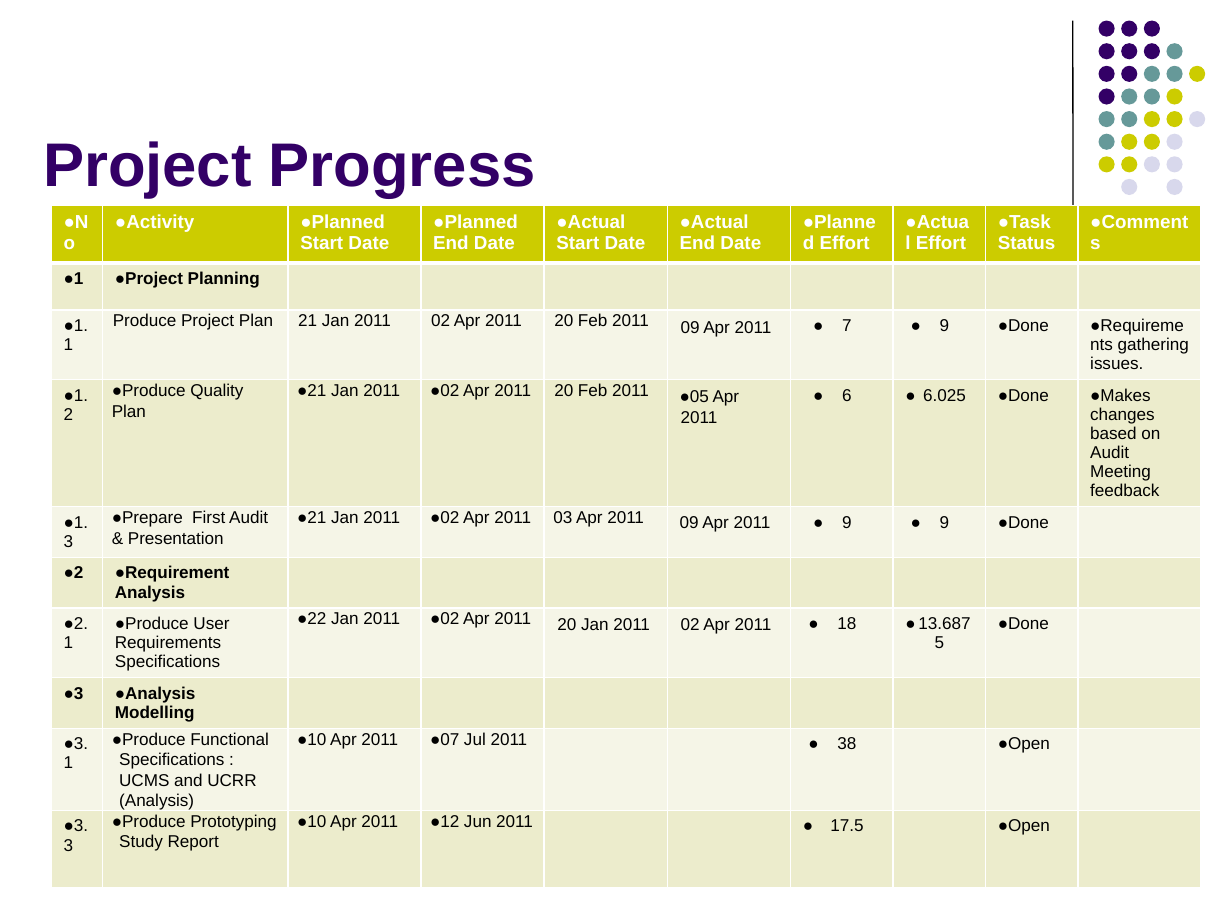
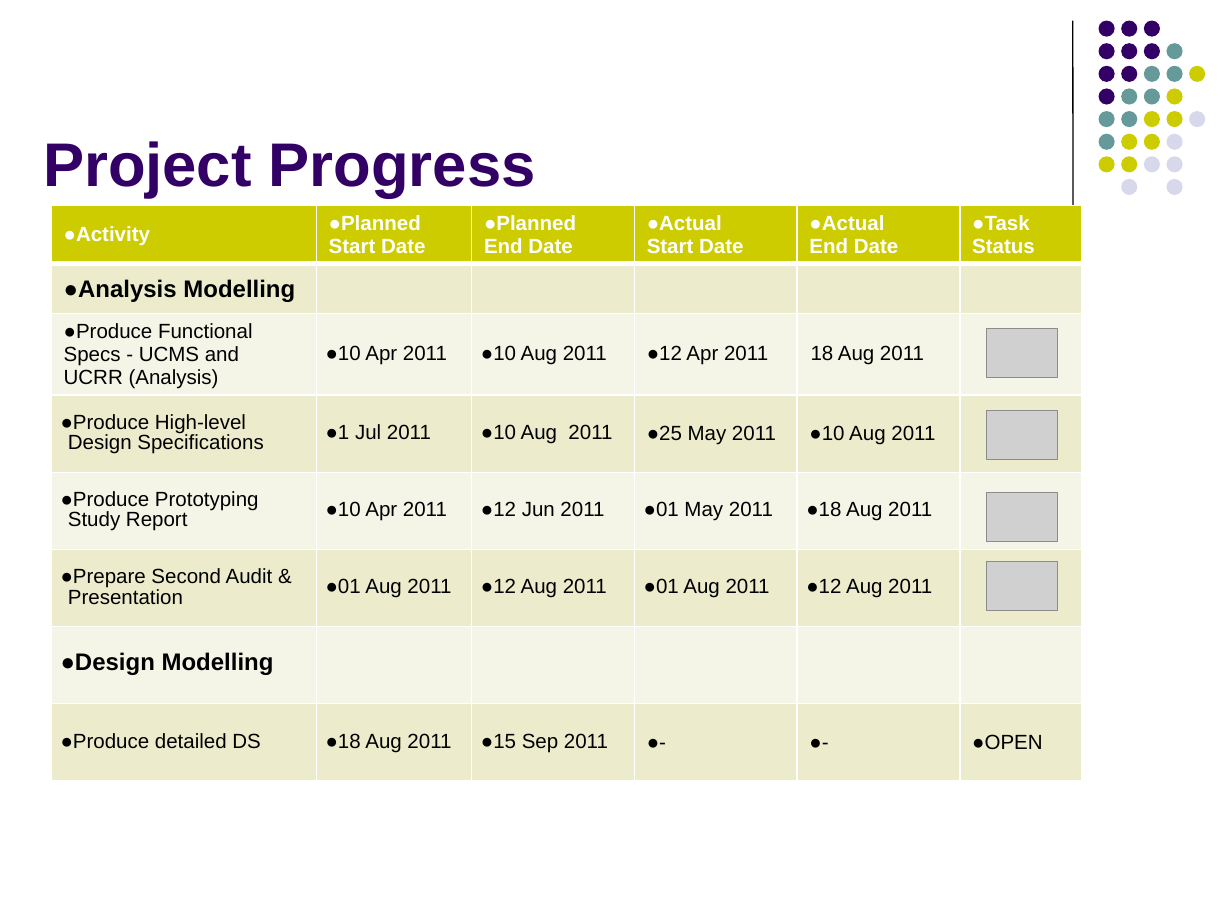
Before and after one commit to imireasa/mtech-se18-t08s, a slide deck: slide 21 of docs/W-9 Working Document/W-9.3 Presentation Slides/Phase 2/vms_presentation_2_v0.1.pptx (slide 26 before the commit). Drawn at 1232x924 pixels with LibreOffice and Linux fonts; fonts in the diff are those of the drawing; grey boxes stand for pictures. Boxes give left, top, right and bottom in pixels: in the first picture for what was removed or moved away, otherwise in the second. Text is boxed around its words. In the diff, an @@ line names an element or a change of style, - is before the commit and + after.

```diff
--- a/docs/W-9 Working Document/W-9.3 Presentation Slides/Phase 2/vms_presentation_2_v0.1.pptx
+++ b/docs/W-9 Working Document/W-9.3 Presentation Slides/Phase 2/vms_presentation_2_v0.1.pptx
@@ table at box(52, 206, 1082, 790) @@
-No | Activity | Planned Start Date | Planned End Date | Actual Start Date | Actual End Date | Planned Effort | Actual Effort | Task Status | Comments
-1 | Project Planning |  |  |  |  |  |  |  | 
-1.1 | Produce Project Plan | 21 Jan 2011 | 02 Apr 2011 | 20 Feb 2011 | 09 Apr 2011 | 7 | 9 | Done | Requirements gathering issues.
-1.2 | Produce Quality Plan | 21 Jan 2011 | 02 Apr 2011 | 20 Feb 2011 | 05 Apr 2011 | 6 | 6.025 | Done | Makes changes based on Audit Meeting feedback
-1.3 | Prepare First Audit & Presentation | 21 Jan 2011 | 02 Apr 2011 | 03 Apr 2011 | 09 Apr 2011 | 9 | 9 | Done | 
-2 | Requirement Analysis |  |  |  |  |  |  |  | 
-2.1 | Produce User Requirements Specifications | 22 Jan 2011 | 02 Apr 2011 | 20 Jan 2011 | 02 Apr 2011 | 18 | 13.6875 | Done | 
-3 | Analysis Modelling |  |  |  |  |  |  |  | 
-3.1 | Produce Functional Specifications : UCMS and UCRR (Analysis) | 10 Apr 2011 | 07 Jul 2011 |  |  | 38 |  | Open | 
-3.3 | Produce Prototyping Study Report | 10 Apr 2011 | 12 Jun 2011 |  |  | 17.5 |  | Open | 
+Activity | Planned Start Date | Planned End Date | Actual Start Date | Actual End Date | Task Status
+Analysis Modelling |  |  |  |  | 
+Produce Functional Specs - UCMS and UCRR (Analysis) | 10 Apr 2011 | 10 Aug 2011 | 12 Apr 2011 | 18 Aug 2011 | 
+Produce High-level Design Specifications | 1 Jul 2011 | 10 Aug 2011 | 25 May 2011 | 10 Aug 2011 | 
+Produce Prototyping Study Report | 10 Apr 2011 | 12 Jun 2011 | 01 May 2011 | 18 Aug 2011 | 
+Prepare Second Audit & Presentation | 01 Aug 2011 | 12 Aug 2011 | 01 Aug 2011 | 12 Aug 2011 | 
+Design Modelling |  |  |  |  | 
+Produce detailed DS | 18 Aug 2011 | 15 Sep 2011 | - | - | OPEN
@@ table: place and size @@
-table at box(52, 206, 1201, 903)
+table at box(52, 206, 1082, 790)
@@ picture added at box(986, 329, 1057, 378) @@
@@ picture added at box(986, 410, 1057, 460) @@
@@ picture added at box(986, 493, 1057, 542) @@
@@ picture added at box(986, 562, 1057, 611) @@
```
Also in this commit, not shown: 8 other slides changed, 1 slide added, 8 slides removed, 2 other files.
